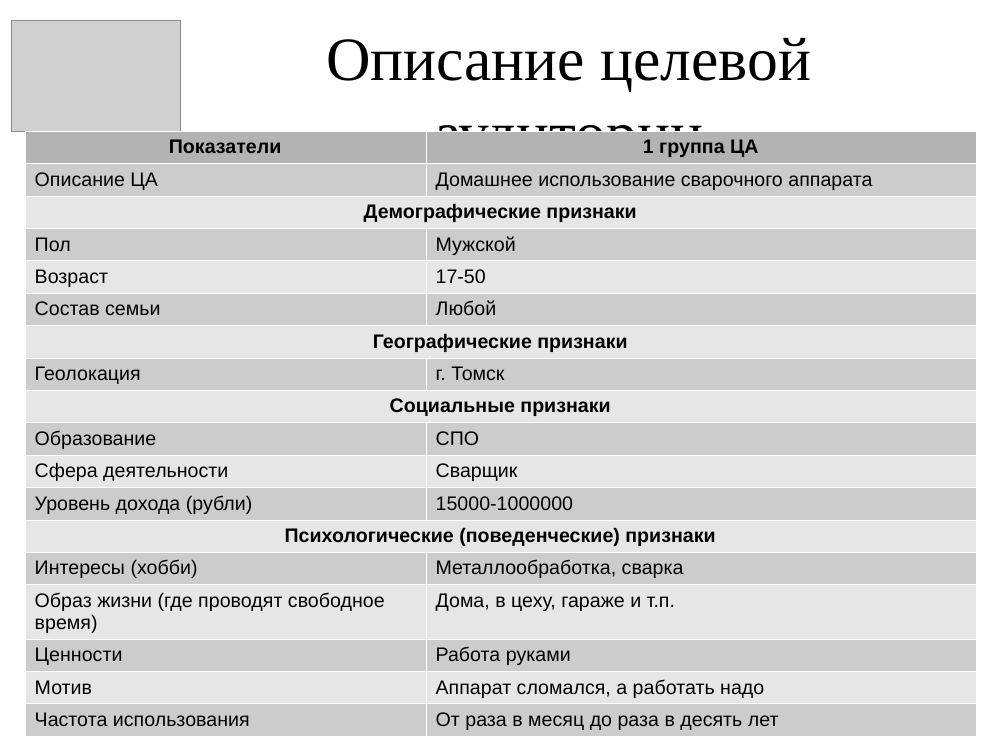
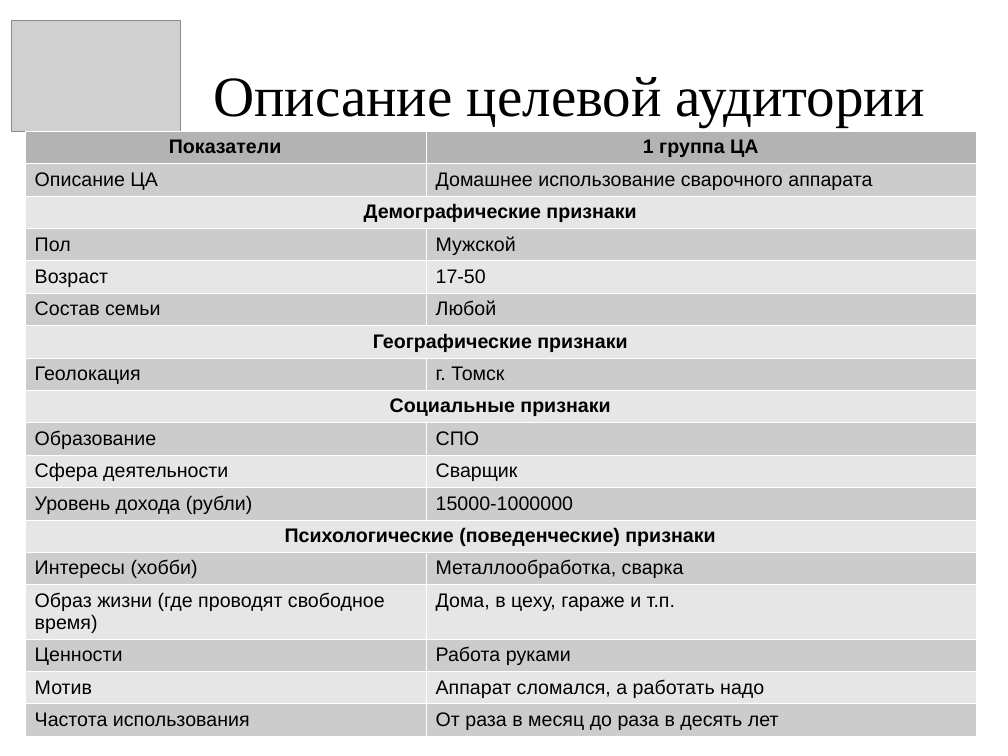
Before and after one commit to kul2002il/lab, a slide deck: slide 5 of Кулманаков Илья, 482(6).pptx. Drawn at 1008x756 pixels with LibreOffice and Linux fonts; fonts in the diff are those of the drawing; grey boxes stand for pictures. Boxes give left, top, right and bottom in pixels: in the first picture for what was removed or moved away, otherwise in the second. Text is boxed around its words. In the diff, an @@ line names an element or a change of style, - is before the commit and + after.

```diff
--- a/Кулманаков Илья, 482(6).pptx
+++ b/Кулманаков Илья, 482(6).pptx
@@ text "Описание целевой аудитории" at <box>213,77,925,126</box>: size 44 to 40.7 pt @@
@@ table: place and size @@
-table at <box>25,131,977,736</box>
+table at <box>25,131,977,756</box>
```
Also in this commit, not shown: 12 other slides changed, 1 slide added.
